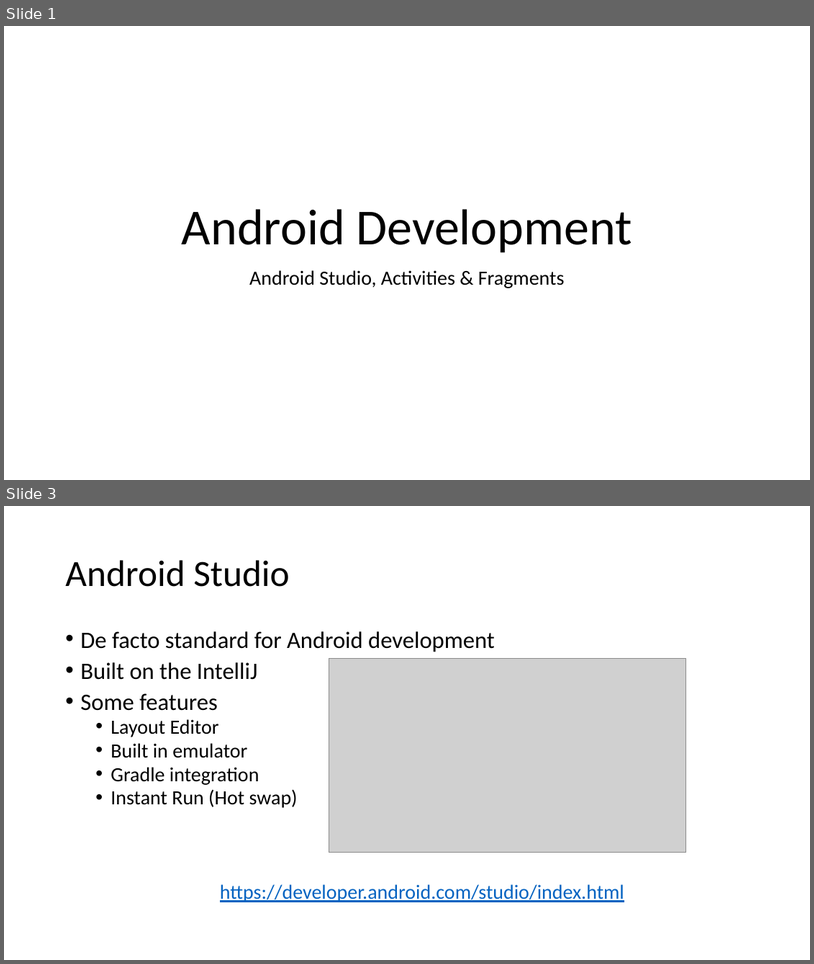
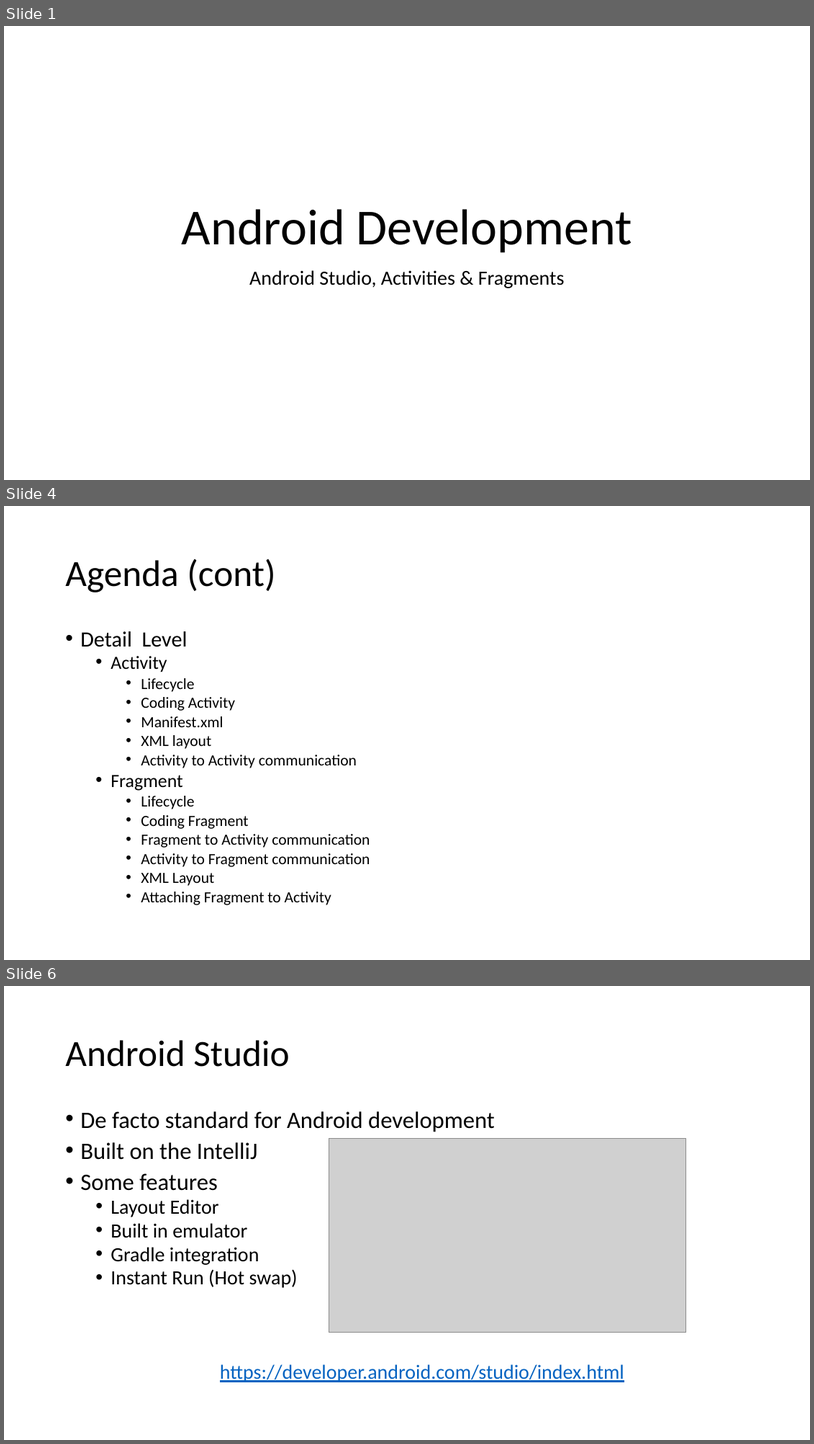
Before and after one commit to Batch-xx/Android-Lunch-Learn, a slide deck: slides/Android Studio_Activities_Fragments.pptx. Shown one above the other, each under a label of ours: slides 1 and 3 before the commit, slides 1, 4 and 6 after it; the slides between them are not shown. The pictures are 814x964 and 814x1444 pixels, drawn with LibreOffice and Linux fonts; fonts in the diff are those of the drawing; grey boxes stand for pictures. Boxes give left, top, right and bottom in pixels: in the first picture for what was removed or moved away, otherwise in the second. Text is boxed around its words. In the diff, an @@ line names an element or a change of style, - is before the commit and + after.

Commit message:
completed activity slides

```diff
--- a/slides/Android Studio_Activities_Fragments.pptx
+++ b/slides/Android Studio_Activities_Fragments.pptx
@@ slide 4 added at box(4, 506, 810, 960), background #FFFFFF @@
@@ title added at box(65, 559, 275, 592), 44 pt, text #000000 @@
+Agenda (cont)
@@ text added at box(80, 631, 370, 905), 18.5 pt, text #000000 @@
+• Detail Level
+  • Activity
+    • Lifecycle
+    • Coding Activity
+    • Manifest.xml
+    • XML layout
+    • Activity to Activity communication
+  • Fragment
+    • Lifecycle
+    • Coding Fragment
+    • Fragment to Activity communication
+    • Activity to Fragment communication
+    • XML Layout
+    • Attaching Fragment to Activity
@@ what was slide 3 is now slide 6 @@
```
Also in this commit, not shown: 3 slides changed, 7 other slides added, 2 slides removed, 5 other files.
